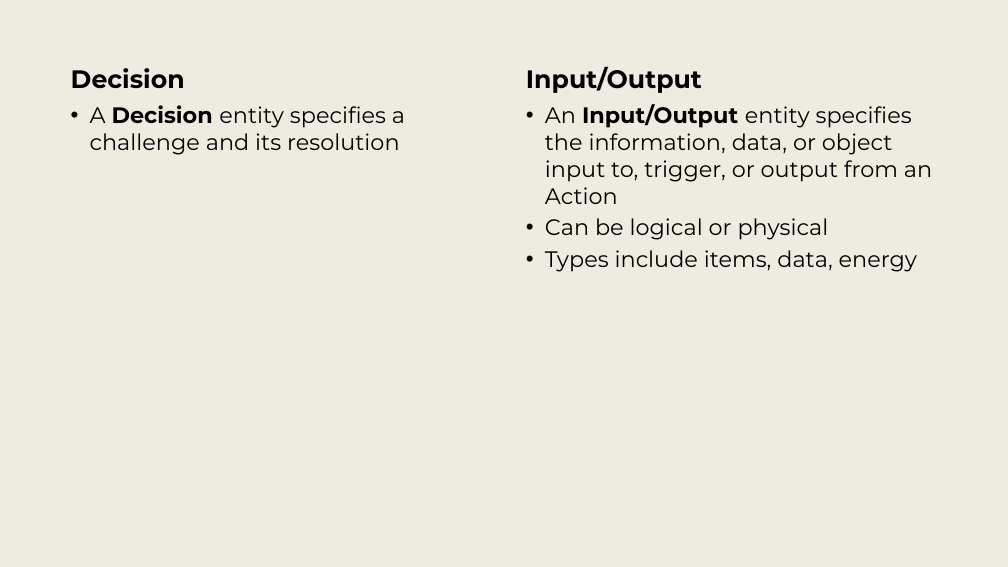
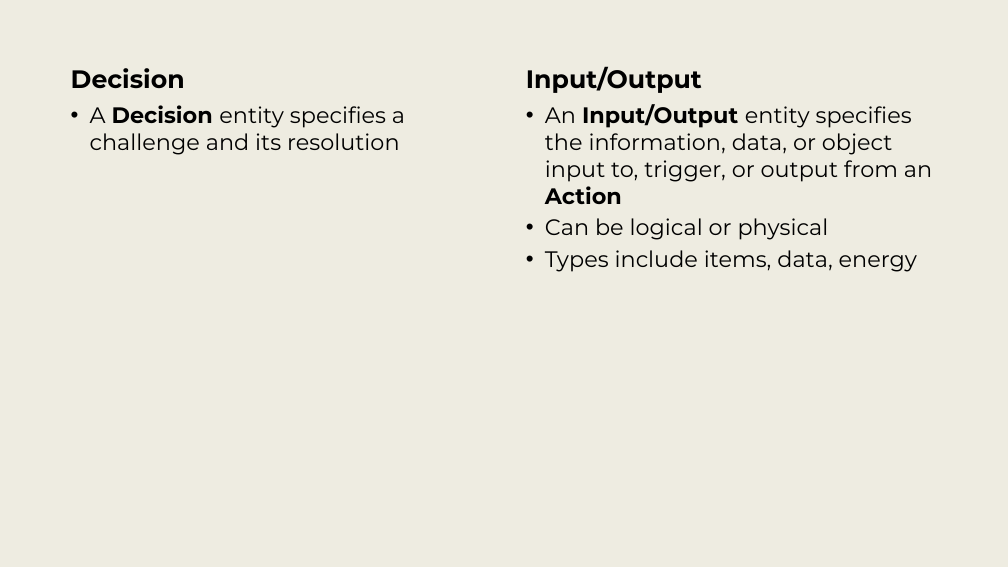
Before and after one commit to srudder16/Lifecycle_Modeling, a slide deck: slide 20 of 2025_WSRC/2026 WSRC Tutorial - 1.pptx (slide 18 before the commit). Drawn at 1008x567 pixels with LibreOffice and Linux fonts; fonts in the diff are those of the drawing. Boxes give left, top, right and bottom in pixels: in the first picture for what was removed or moved away, otherwise in the second. Text is boxed around its words. In the diff, an @@ line names an element or a change of style, - is before the commit and + after.

```diff
--- a/2025_WSRC/2026 WSRC Tutorial - 1.pptx
+++ b/2025_WSRC/2026 WSRC Tutorial - 1.pptx
@@ text at box(545, 104, 932, 204): bold on in "Action" @@
```
Also in this commit, not shown: 10 other slides changed, 2 slides added, 6 slides removed, 3 other files.
